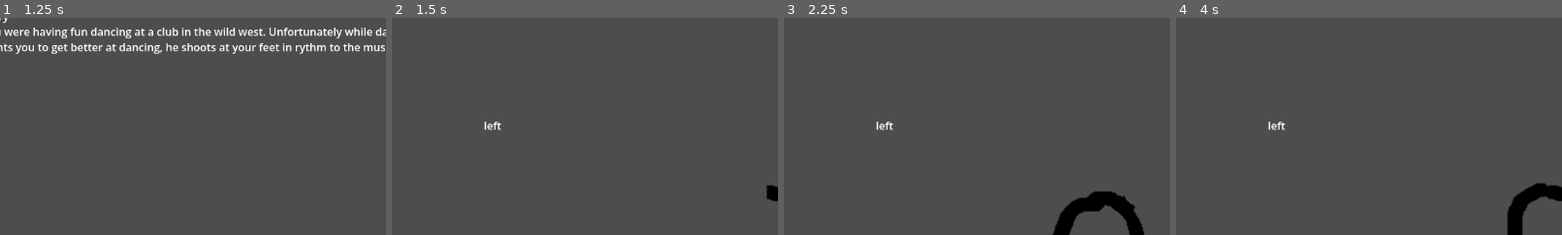
Above: before the commit, frames 1-4 (left to right).
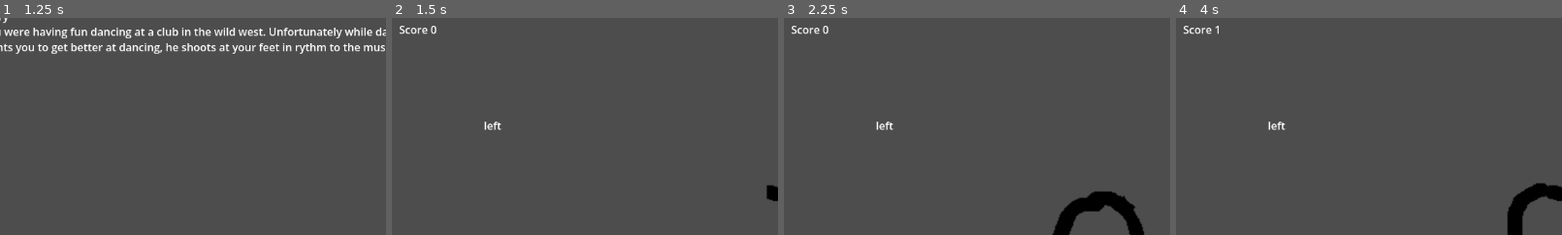
Above: after the commit, the same moments.

Repository: pakized/dancing-in-the-wild-west
Game: Godot game, scene res://Scenes/Menu/MainMenu.tscn
Two runs of this game, one before a commit and one after it. Both use one fixed random seed, a clock stepped at 60 frames per second and the inputs below.
Inputs:
- Up to frame 1 (1.25 s): click "play" at 0.5 s
- Up to frame 2 (1.5 s): click "play" at 1.25 s
- Up to frame 3 (2.25 s): tap Enter at 2 s; hold A (moveRight) from 2.03 s (still down)
- Up to frame 4 (4 s): tap Space at 2.75 s; release A (moveRight) at 2.78 s; hold D (moveLeft) 2.78-3.53 s; hold A (moveRight) from 3.53 s (still down)
The pictures show only the part of the screen within x 2-52%, y 2-52%; the shares and areas given below are measured in that part.

Frame 1 is identical in both runs. In frame 2, 0.2% of the frame differs, in the area x 2-12%, y 3-8%; in frame 3, 0.2%; in frame 4, 0.2%.

Commit message:
add score

Diff:
--- a/Scenes/game.tscn
+++ b/Scenes/game.tscn
@@ -31,3 +31,9 @@
 offset_top = 11.0
 offset_right = 747.0
 offset_bottom = 70.0
+
+[node name="Score" type="Label" parent="." unique_id=2035645615]
+offset_left = 38.0
+offset_top = 20.0
+offset_right = 190.0
+offset_bottom = 72.0
--- a/Scripts/Game/game.gd
+++ b/Scripts/Game/game.gd
@@ -5,13 +5,17 @@
 var counter = 0
 var animatedSpritePlayer: AnimatedSprite2D
 var live
+var score = 0
+var liveLost = 0
 
 func on_player_hit():
 	live -= 1
+	liveLost += 1
 
 func _ready() -> void:
 	live = 3
 	$Live.text = "Live %d" % live
+	$Score.text = "Score %d" % score
 	animatedSpritePlayer  = $Player.get_node("AnimatedSprite2D")
 	$ExplosionLeft.monitoring = false
 	$ExplosionRight.monitoring = false
@@ -26,7 +30,7 @@
 
 func start_sequence() -> void:
 	counter += 1
-
+	score = counter - liveLost
 	# Dynamische Wartezeit
 	var wait_time := 2.0
 	if counter >= 30:
@@ -63,7 +67,7 @@
 	animatedSpritePlayer.frame = 1
 
 
-
+	$Score.text = "Score %d" % score
 	$Live.text = "Live %d" % live
 	if live == 0:
 		get_tree().change_scene_to_file("res://Scenes/GameOver.tscn")
